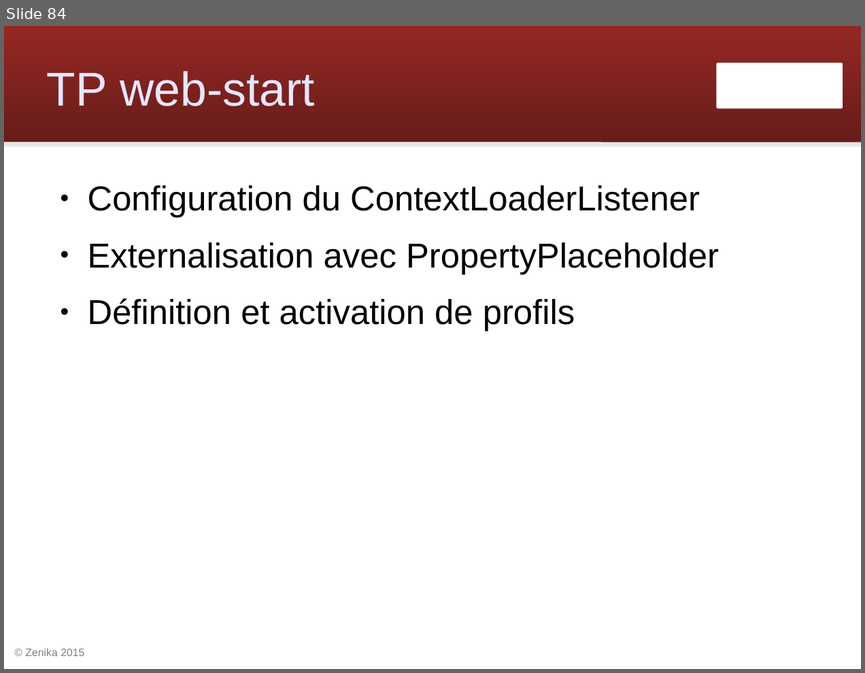
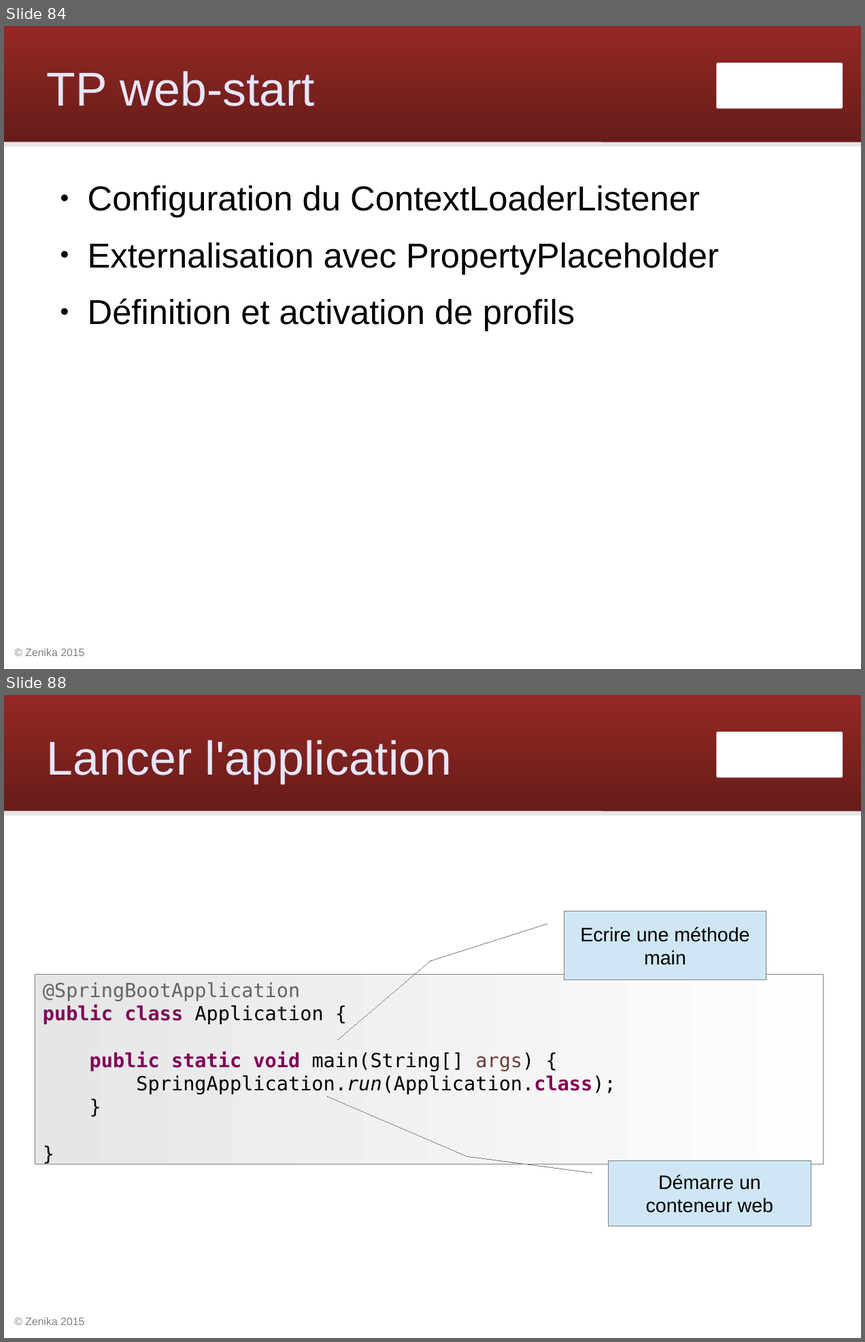
Before and after one commit to Zenika/workshop-spring-core, a slide deck: spring-workshop.odp. Shown one above the other, each under a label of ours: slide 84 before the commit, slides 84 and 88 after it; the slides between them are not shown. The pictures are 865x673 and 865x1342 pixels, drawn with LibreOffice and Linux fonts; fonts in the diff are those of the drawing; background and template pictures are left out. Boxes give left, top, right and bottom in pixels: in the first picture for what was removed or moved away, otherwise in the second. Text is boxed around its words. In the diff, an @@ line names an element or a change of style, - is before the commit and + after.

Commit message:
Créer les slides Spring Boot

```diff
--- a/spring-workshop.odp
+++ b/spring-workshop.odp
@@ slide 88 added at (4,695,861,1338), background #FFFFFF; not listed: 4 template elements that a slide beside it also shows @@
@@ title added at (47,740,452,783), 44 pt, text #E6E6FF @@
+Lancer l'application
@@ border callout added at (564,911,766,981), fill #CFE7F5, outline #808080 0 pt, 18 pt, text #000000 @@
+Ecrire une méthode main
@@ rectangle added at (35,974,823,1164), fill gradient #E6E6E6 to #FEFEFE, outline #808080 0 pt, 18 pt, text #000000 @@
+@SpringBootApplication
+public class Application {
+public static void main(String[] args) {
+SpringApplication.run(Application.class);
+}
+}
@@ border callout added at (609,1161,811,1226), fill #CFE7F5, outline #808080 0 pt, 18 pt, text #000000 @@
+Démarre un conteneur web
```
Also in this commit, not shown: 1 slide changed, 21 other slides added, 4 other files.
